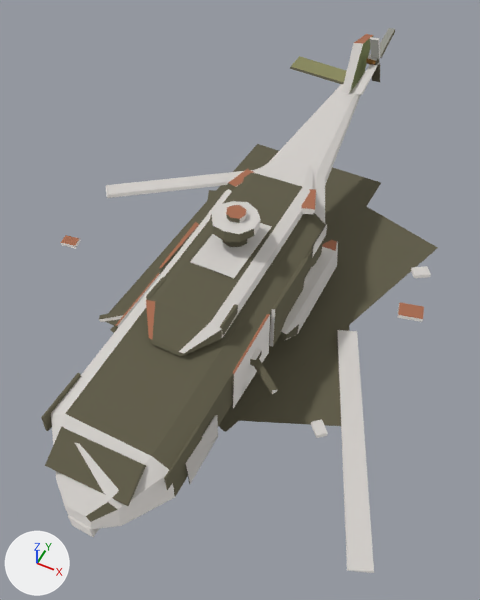
Renders of the FBX model entregas/teo-modelado/restos-k8-7nov/SM_RestosNH90_v4_LOD1.fbx from each side of a commit.
Camera for both pictures: a 50 mm lens placed at (5.46, -11.69, 14.33), pointed at (0.09, -0.95, 0.9). The axes (+X, +Y, +Z) are drawn at lower left. The lights are the same throughout. The first picture is the older version. Where no turn or scale is listed for an object, it has been applied to the vertices.

Names of what the first picture shows: 'SM_bloques.restos_nh90_v4_LOD1'.
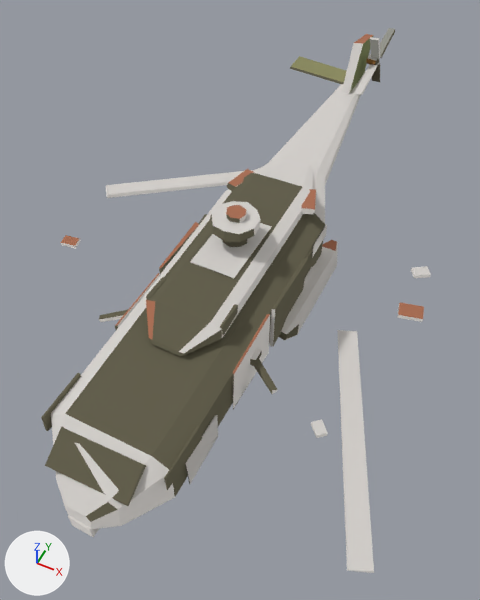
Boxes [x1, y1, x2, y2] around the edits, measured in the pictures (480 x 600 px):
'SM_bloques.restos_nh90_v4_LOD1', reshaped
    before: [41, 28, 438, 573]
    after: [41, 28, 431, 573]
part 1 of me_sm_bloques_restos_nh90_v4_lod1_001, deleted
    before: [110, 206, 438, 432]
part 2 of me_sm_bloques_restos_nh90_v4_lod1_001, deleted
    before: [207, 190, 350, 426]
part 3 of me_sm_bloques_restos_nh90_v4_lod1_001, deleted
    before: [105, 144, 381, 387]

What the commit changed:
me_sm_bloques_restos_nh90_v4_lod1_001 is used by ob_sm_bloques_restos_nh90_v4_lod1; location (0.0, 0.0, 0.0).
me_sm_bloques_restos_nh90_v4_lod1_001 had 580 vertices, 524 faces and spanned x -6.6..5.7, y -8.1..9.3, z 0.0..4.7.
me_sm_bloques_restos_nh90_v4_lod1_001 now has 556 vertices, 506 faces and spans x -6.6..5.7, y -8.1..9.3, z 0.0..4.7.
me_sm_bloques_restos_nh90_v4_lod1_001 part 1: the loose piece of 8 vertices spanning x -3.0..4.2, y -4.3..5.9, z 0.0 is deleted.
me_sm_bloques_restos_nh90_v4_lod1_001 part 2: the loose piece of 8 vertices spanning x -3.4..4.2, y -4.5..5.5, z 0.0 is deleted.
me_sm_bloques_restos_nh90_v4_lod1_001 part 3: the loose piece of 8 vertices spanning x -3.4..1.7, y -2.8..6.8, z 0.0 is deleted.
